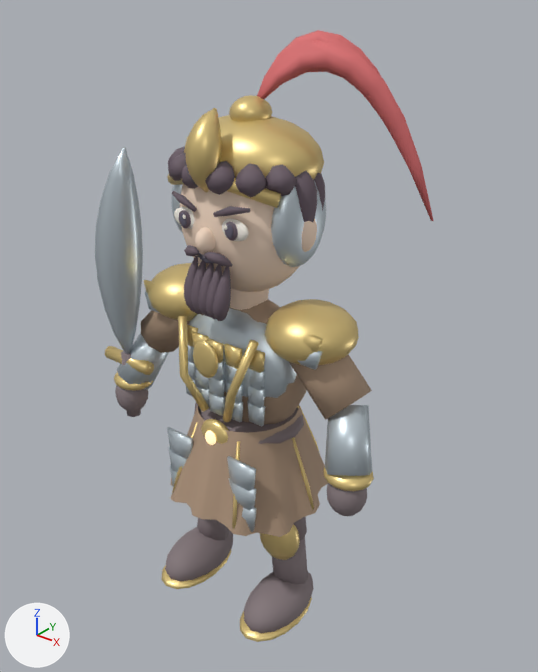
The glTF model samkok/web/models/61-e1.glb as it was, and as the next commit left it.
Both versions are drawn from a 50 mm camera at (2.4, -2.81, 3.57) aimed at (0.06, 0.12, 1.76). The axes (+X, +Y, +Z) are drawn at lower left. The lights are the same throughout. The first picture is the older version.

The scene before the commit, as lines of its bpy script (objects in view):
```python
mat_antique_gold = principled_material('Antique gold')
mat_antique_gold.base_color = (0.788, 0.604, 0.247)  # yellow #e6cc88
mat_antique_gold.metallic = 0.58
mat_antique_gold.roughness = 0.4
mat_silk_6d4c34 = principled_material('Silk 6d4c34')
mat_silk_6d4c34.base_color = (0.427, 0.298, 0.204)  # beige #af947d
mat_silk_6d4c34.roughness = 0.72
mat_steel = principled_material('Steel')
mat_steel.base_color = (0.604, 0.686, 0.741)  # light grey #ccd8df
mat_steel.metallic = 0.65
mat_steel.roughness = 0.4
me_61_t1_bronze_bulwark_mesh = bpy.data.meshes.new('61_T1_Bronze Bulwark_Mesh')
me_61_t1_bronze_bulwark_mesh.from_pydata(...)  # 9082 vertices, 16596 faces; spans x -0.98..0.92, y -0.49..0.49, z 0.02..3.34
me_61_t1_bronze_bulwark_mesh.materials.append(mat_silk_6d4c34)  # beige #af947d
me_61_t1_bronze_bulwark_mesh.materials.append(mat_antique_gold)  # yellow #e6cc88
me_61_t1_bronze_bulwark_mesh.materials.append(mat_hair_251b22)  # dark grey #6a5c66
me_61_t1_bronze_bulwark_mesh.materials.append(mat_warm_skin)  # beige #f8ddc7
me_61_t1_bronze_bulwark_mesh.materials.append(mat_ink)  # grey #635f70
me_61_t1_bronze_bulwark_mesh.materials.append(mat_ivory)  # white #faf5eb
me_61_t1_bronze_bulwark_mesh.materials.append(mat_boot_leather)  # grey #85787c
me_61_t1_bronze_bulwark_mesh.materials.append(mat_magic_f7b86b)  # beige #fbddad, glowing beige #fbddad
me_61_t1_bronze_bulwark_mesh.materials.append(mat_steel)  # light grey #ccd8df
me_61_t1_bronze_bulwark_mesh.materials.append(mat_horsehair_crest)  # pink #dd7172
ob_61_t1_bronze_bulwark_mesh = bpy.data.objects.new('61_T1_Bronze Bulwark_Mesh', me_61_t1_bronze_bulwark_mesh)
ob_61_t1_bronze_bulwark_mesh.location = (0.0, 0.0, 0.0)
```
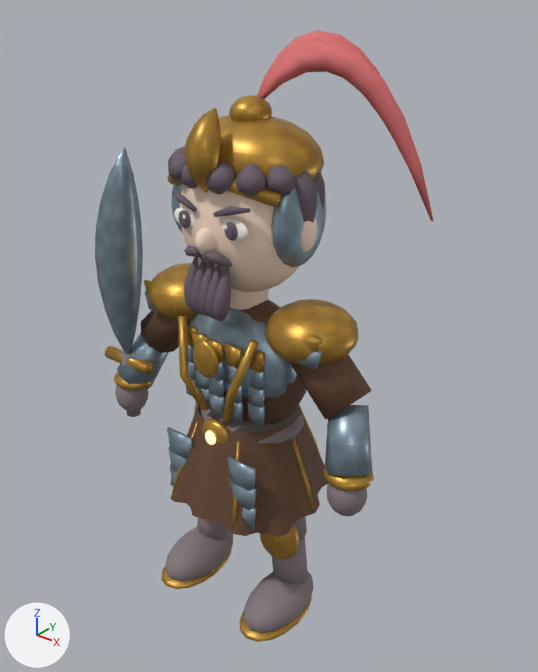
Where the change shows, as pixel boxes (x1, y1, x2, y2) in the pictures (538 x 672 px):
'61_T1_Bronze Bulwark_Mesh', surface changed (darker)
    both: (95, 93, 374, 642)

What changed in the scene script:
```text
Add img_surface_normal_false:
    img_surface_normal_false = load_image('surface-normal-False', '_unpacked/surface-normal-False', 256, 256, 'Non-Color')
Add img_engraved_9aafbd:
    img_engraved_9aafbd = load_image('engraved-9aafbd', '_unpacked/engraved-9aafbd', 256, 256, 'sRGB')
Add img_engraved_c99a3f:
    img_engraved_c99a3f = load_image('engraved-c99a3f', '_unpacked/engraved-c99a3f', 256, 256, 'sRGB')
Add img_surface_normal_true:
    img_surface_normal_true = load_image('surface-normal-True', '_unpacked/surface-normal-True', 256, 256, 'Non-Color')
Add img_weave_6d4c34:
    img_weave_6d4c34 = load_image('weave-6d4c34', '_unpacked/weave-6d4c34', 256, 256, 'sRGB')
Change mat_silk_6d4c34:
    where n0 = _N.new('ShaderNodeBsdfPrincipled'); n0.name = 'Principled BSDF'
    remove n0.inputs[0].default_value = (0.427, 0.298, 0.204, 1.0)  # 'Base Color', beige #af947d
    add n2 = _N.new('ShaderNodeTexImage'); n2.name = 'Image Texture'
    add n2.image = img_weave_6d4c34
    add n3 = _N.new('ShaderNodeNormalMap'); n3.name = 'Normal Map'
    add n3.uv_map = 'UVMap'
    add n3.inputs[0].default_value = 0.28  # 'Strength'
    add n4 = _N.new('ShaderNodeTexImage'); n4.name = 'Image Texture.001'
    add n4.image = img_surface_normal_true
    add _L.new(n2.outputs[0], n0.inputs[0])  # 'Color' to 'Base Color'
    add _L.new(n3.outputs[0], n0.inputs[5])  # 'Normal' to 'Normal'
    add _L.new(n4.outputs[0], n3.inputs[1])  # 'Color' to 'Color'
Change mat_antique_gold:
    where n0 = _N.new('ShaderNodeBsdfPrincipled'); n0.name = 'Principled BSDF'
    remove n0.inputs[0].default_value = (0.788, 0.604, 0.247, 1.0)  # 'Base Color', yellow #e6cc88
    add n2 = _N.new('ShaderNodeTexImage'); n2.name = 'Image Texture'
    add n2.image = img_engraved_c99a3f
    add n3 = _N.new('ShaderNodeNormalMap'); n3.name = 'Normal Map'
    add n3.uv_map = 'UVMap'
    add n3.inputs[0].default_value = 0.45  # 'Strength'
    add n4 = _N.new('ShaderNodeTexImage'); n4.name = 'Image Texture.001'
    add n4.image = img_surface_normal_false
    add _L.new(n2.outputs[0], n0.inputs[0])  # 'Color' to 'Base Color'
    add _L.new(n3.outputs[0], n0.inputs[5])  # 'Normal' to 'Normal'
    add _L.new(n4.outputs[0], n3.inputs[1])  # 'Color' to 'Color'
Change mat_steel:
    where n0 = _N.new('ShaderNodeBsdfPrincipled'); n0.name = 'Principled BSDF'
    remove n0.inputs[0].default_value = (0.604, 0.686, 0.741, 1.0)  # 'Base Color', light grey #ccd8df
    add n2 = _N.new('ShaderNodeTexImage'); n2.name = 'Image Texture'
    add n2.image = img_engraved_9aafbd
    add n3 = _N.new('ShaderNodeNormalMap'); n3.name = 'Normal Map'
    add n3.uv_map = 'UVMap'
    add n3.inputs[0].default_value = 0.45  # 'Strength'
    add n4 = _N.new('ShaderNodeTexImage'); n4.name = 'Image Texture.001'
    add n4.image = img_surface_normal_false
    add _L.new(n2.outputs[0], n0.inputs[0])  # 'Color' to 'Base Color'
    add _L.new(n3.outputs[0], n0.inputs[5])  # 'Normal' to 'Normal'
    add _L.new(n4.outputs[0], n3.inputs[1])  # 'Color' to 'Color'
Change me_61_t1_bronze_bulwark_mesh:
    where me_61_t1_bronze_bulwark_mesh.from_pydata(...)  # 9082 vertices, 16596 faces; spans x -0.98..0.92, y -0.49..0.49, z 0.02..3.34
    used by ob_61_t1_bronze_bulwark_mesh; location = (0.0, 0.0, 0.0)
    me_61_t1_bronze_bulwark_mesh part 1: texture (UV) coordinates changed
```
